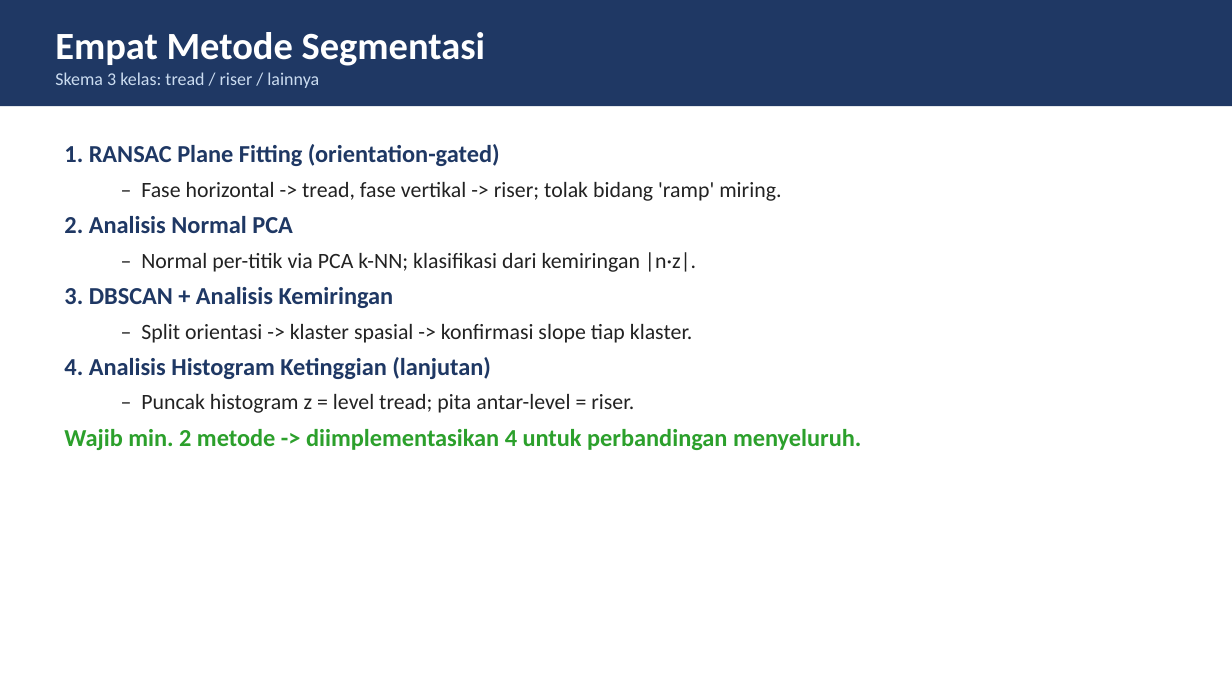
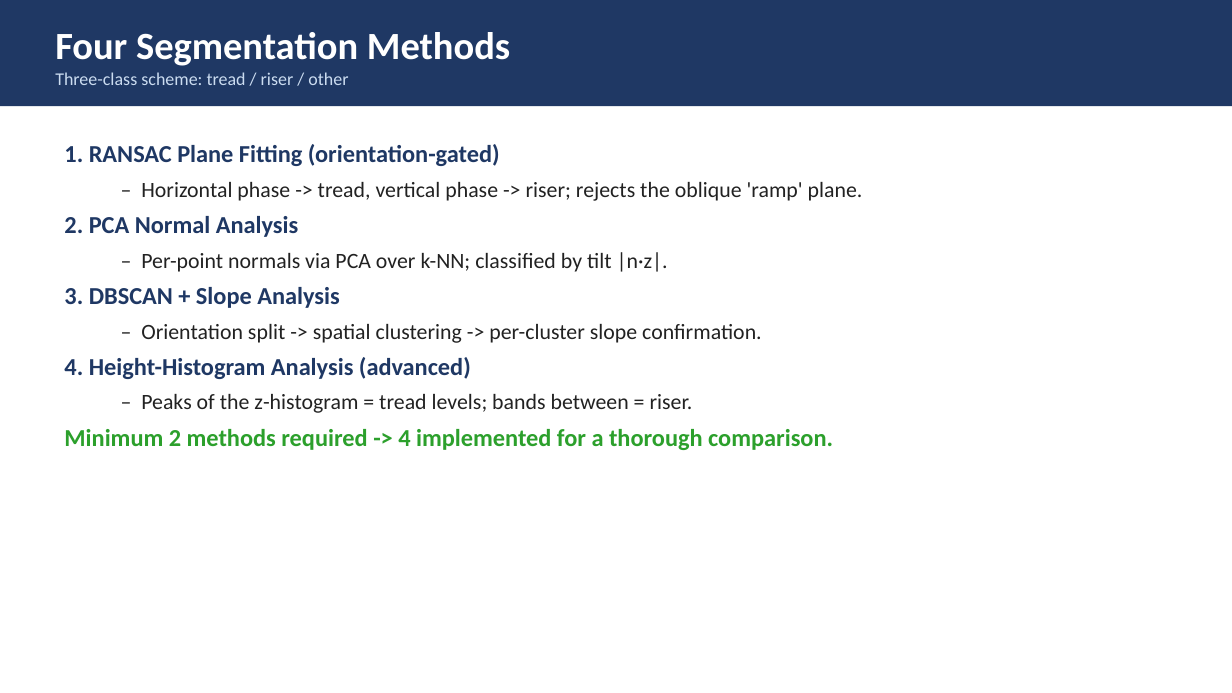
Before and after one commit to riyadh-gif/UAS-citraPraktikum-PakNando, a slide deck: slide 4 of slides/presentasi.pptx. Drawn at 1232x693 pixels with LibreOffice and Linux fonts; fonts in the diff are those of the drawing. Boxes give left, top, right and bottom in pixels: in the first picture for what was removed or moved away, otherwise in the second. Text is boxed around its words. In the diff, an @@ line names an element or a change of style, - is before the commit and + after.

```diff
--- a/slides/presentasi.pptx
+++ b/slides/presentasi.pptx
@@ text at (x1=55, y1=32, x2=510, y2=85): text changed @@
-Empat Metode Segmentasi
-Skema 3 kelas: tread / riser / lainnya
+Four Segmentation Methods
+Three-class scheme: tread / riser / other
@@ text at (x1=64, y1=182, x2=863, y2=450): text changed @@
-  – Fase horizontal -> tread, fase vertikal -> riser; tolak bidang 'ramp' miring.
-2. Analisis Normal PCA
-  – Normal per-titik via PCA k-NN; klasifikasi dari kemiringan |n·z|.
-3. DBSCAN + Analisis Kemiringan
-  – Split orientasi -> klaster spasial -> konfirmasi slope tiap klaster.
-4. Analisis Histogram Ketinggian (lanjutan)
-  – Puncak histogram z = level tread; pita antar-level = riser.
-Wajib min. 2 metode -> diimplementasikan 4 untuk perbandingan menyeluruh.
+  – Horizontal phase -> tread, vertical phase -> riser; rejects the oblique 'ramp' plane.
+2. PCA Normal Analysis
+  – Per-point normals via PCA over k-NN; classified by tilt |n·z|.
+3. DBSCAN + Slope Analysis
+  – Orientation split -> spatial clustering -> per-cluster slope confirmation.
+4. Height-Histogram Analysis (advanced)
+  – Peaks of the z-histogram = tread levels; bands between = riser.
+Minimum 2 methods required -> 4 implemented for a thorough comparison.
```
Also in this commit, not shown: 8 other slides changed, 2 other files.
